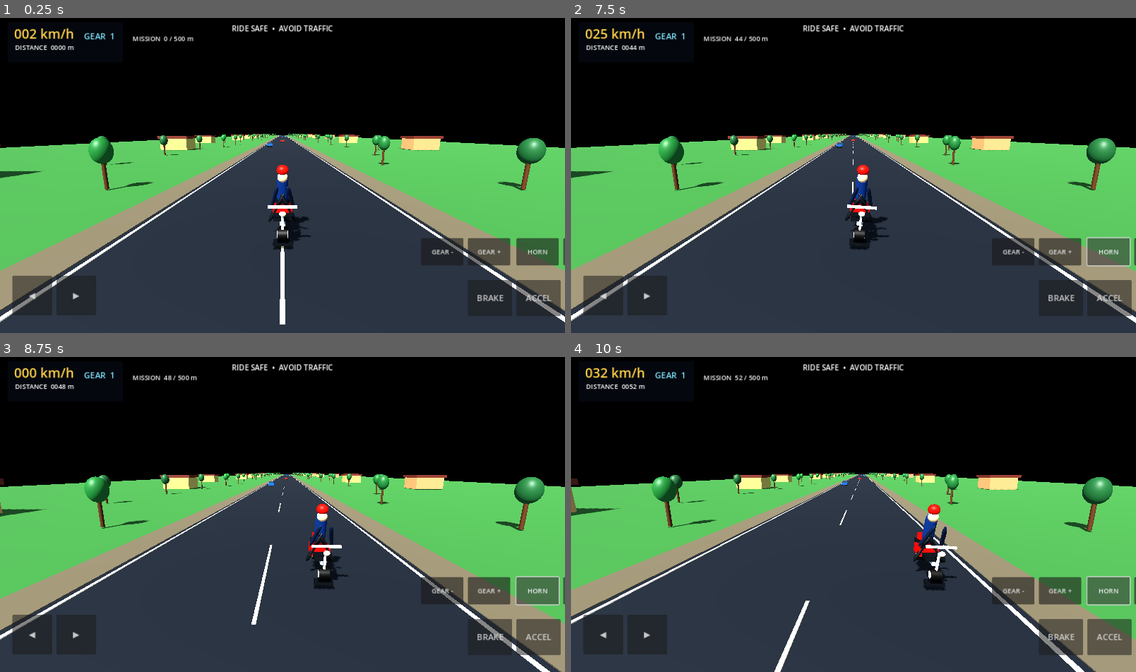
Above: before the commit, frames 1-4 (two rows, left to right).
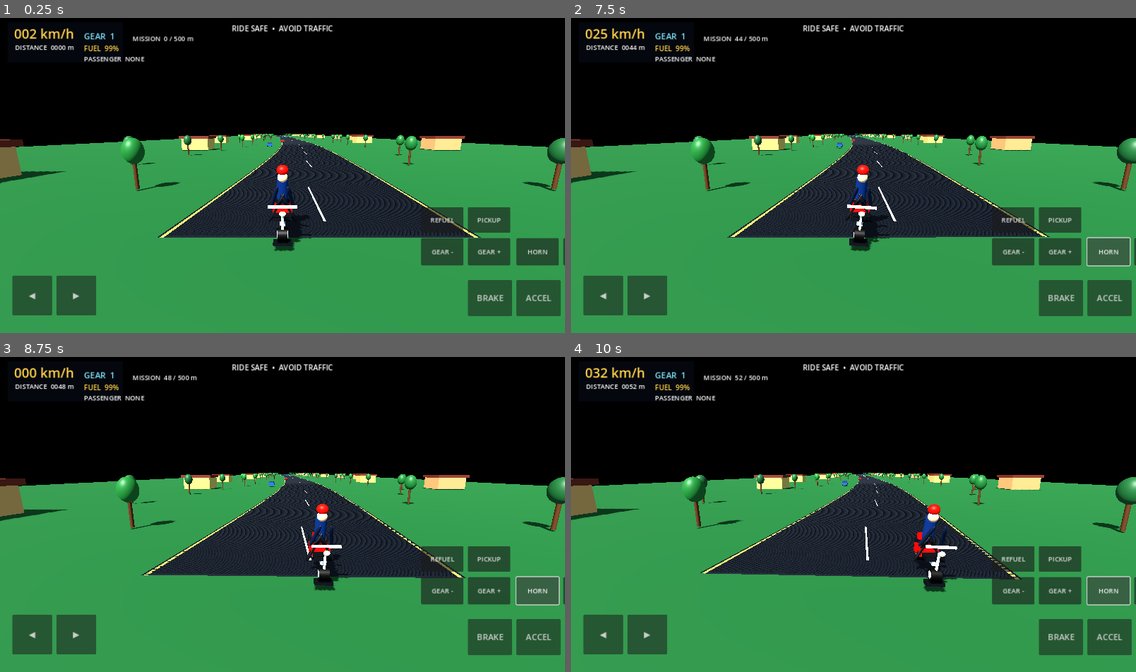
Above: after the commit, the same moments.

Repository: annukumar6280-glitch/GameMela-Android
Game: Godot game, scene res://scenes/bike_simulator.tscn
The game is run twice, just before and just after one commit, with the same random seed, the same clock (stepped at 60 frames per second) and the same inputs.
Inputs (mouse positions are in pixels of both pictures, inside the frame that each line leads up to):
- Up to frame 1 (0.25 s): no input
- Up to frame 2 (7.5 s): click (1011, 219) at 0.5 s, where only the run after the commit has a clickable "REFUEL"; click (1062, 219) at 1.25 s, where only the run after the commit has a clickable "PICKUP"; click "◀" at 2 s; click "▶" at 2.75 s; click "BRAKE" at 3.5 s; click "ACCEL" at 4.25 s; click "GEAR +" at 5 s; click "GEAR -" at 5.75 s; click "HORN" at 6.5 s; tap Enter at 7.25 s; hold D from 7.28 s (still down); hold H from 7.28 s (still down)
- Up to frame 3 (8.75 s): release D at 8.03 s; release H at 8.03 s; hold S from 8.03 s (still down); tap H at 8.1 s
- Up to frame 4 (10 s): release S at 8.78 s; hold D 8.78-9.53 s; hold H 8.78-9.53 s; hold W from 9.53 s (still down); tap H at 9.6 s

The runs differ from the first frame. In frame 1, 56% of the frame differs, in the area x 0-100%, y 8-100%; in frame 2, 56%; in frame 3, 55%; in frame 4, 55%.

Commit message:
Upgrade bike prototype with winding 3D road, fuel station and passenger pickup

Diff:
--- a/bike_simulator/scripts/bike_simulator.gd
+++ b/bike_simulator/scripts/bike_simulator.gd
@@ -35,6 +35,11 @@
 var gear_label: Label
 var mission_label: Label
 var mission_target := 500.0
+var fuel := 100.0
+var passenger_onboard := false
+var fuel_label: Label
+var passenger_label: Label
+var passenger_visual: Node3D
 
 func _ready() -> void:
 	rng.randomize()
@@ -65,6 +70,10 @@
 	bike_root.position.x = clampf(bike_root.position.x + steer * (2.9 + speed * 0.035) * delta, -5.4, 5.4)
 	bike_visual.rotation.z = lerpf(bike_visual.rotation.z, -steer * 0.22, 7.0 * delta)
 	distance += speed * delta
+	fuel = maxf(0.0, fuel - speed * delta * 0.0018)
+	if fuel <= 0.0:
+		speed = move_toward(speed, 0.0, BRAKING * delta)
+		status_label.text = "FUEL EMPTY  •  REFUEL AT STATION"
 	_update_road(delta)
 	_update_traffic(delta)
 	_update_camera(delta)
@@ -73,6 +82,8 @@
 	distance_label.text = "DISTANCE  %04d m" % int(distance)
 	gear_label.text = "GEAR  %d" % gear
 	mission_label.text = "MISSION  %d / %d m" % [mini(int(distance), int(mission_target)), int(mission_target)]
+	fuel_label.text = "FUEL  %d%%" % int(fuel)
+	passenger_label.text = "PASSENGER  %s" % ("ONBOARD" if passenger_onboard else "NONE")
 	if distance >= mission_target:
 		mission_target += 500.0
 		status_label.text = "MISSION COMPLETE  •  + NEXT 500 m"
@@ -97,22 +108,75 @@
 	sun.light_energy = 1.35
 	sun.shadow_enabled = true
 	add_child(sun)
-	_add_box("Road", Vector3(ROAD_WIDTH, 0.18, ROAD_LENGTH), Vector3(0, -0.12, -ROAD_LENGTH * 0.46), Color(0.105, 0.12, 0.14))
-	_add_box("Left shoulder", Vector3(2.0, 0.2, ROAD_LENGTH), Vector3(-8.0, -0.1, -ROAD_LENGTH * 0.46), Color(0.34, 0.31, 0.24))
-	_add_box("Right shoulder", Vector3(2.0, 0.2, ROAD_LENGTH), Vector3(8.0, -0.1, -ROAD_LENGTH * 0.46), Color(0.34, 0.31, 0.24))
-	_add_box("Left verge", Vector3(80, 0.25, ROAD_LENGTH), Vector3(-49, -0.22, -ROAD_LENGTH * 0.46), Color(0.20, 0.39, 0.19))
-	_add_box("Right verge", Vector3(80, 0.25, ROAD_LENGTH), Vector3(49, -0.22, -ROAD_LENGTH * 0.46), Color(0.20, 0.39, 0.19))
-	for side in [-1.0, 1.0]:
-		_add_box("Road edge", Vector3(0.16, 0.025, ROAD_LENGTH), Vector3(side * 6.65, 0.0, -ROAD_LENGTH * 0.46), Color(0.94, 0.91, 0.78))
+	_add_box("Landscape ground", Vector3(180, 0.3, ROAD_LENGTH), Vector3(0, -0.28, -ROAD_LENGTH * 0.46), Color(0.12, 0.31, 0.16))
+	_build_road_surface(ROAD_WIDTH, Color(0.105, 0.12, 0.14), 0.0)
+	_build_road_surface(0.18, Color(0.96, 0.82, 0.34), -6.8)
+	_build_road_surface(0.18, Color(0.96, 0.82, 0.34), 6.8)
 	for i in range(32):
-		var mark := _add_box("Lane dash", Vector3(0.13, 0.025, 7.0), Vector3(0, 0.015, -i * 18.0), Color(0.95, 0.88, 0.58))
+		var z := -float(i) * 18.0 - 5.0
+		var mark := _add_box("Lane dash", Vector3(0.13, 0.025, 7.0), Vector3(_road_center(z), 0.015, z), Color(0.88, 0.88, 0.82))
 		road_marks.append(mark)
+	_build_fuel_station(Vector3(_road_center(-250.0) + 19.0, 0, -250.0))
+	_build_passenger_stop(Vector3(_road_center(-410.0) - 18.0, 0, -410.0))
 	for i in range(42):
 		var z := -float(i) * 14.0 - 8.0
+		var road_x := _road_center(z)
 		for side in [-1.0, 1.0]:
-			_build_tree(Vector3(side * rng.randf_range(13.0, 27.0), 0, z))
+			_build_tree(Vector3(road_x + side * rng.randf_range(13.0, 27.0), 0, z))
 			if i % 3 == 0:
-				_build_house(Vector3(side * rng.randf_range(28.0, 43.0), 0, z - 3.0))
+				_build_house(Vector3(road_x + side * rng.randf_range(28.0, 43.0), 0, z - 3.0))
+
+func _road_center(z: float) -> float:
+	var forward := -z
+	return sin(forward * 0.010) * 7.5 + sin(forward * 0.022 + 0.8) * 2.2
+
+func _build_road_surface(width: float, color: Color, lateral_offset: float) -> void:
+	var vertices := PackedVector3Array()
+	var indices := PackedInt32Array()
+	var segments := 124
+	for i in range(segments + 1):
+		var z := -float(i) * (ROAD_LENGTH / float(segments))
+		var x := _road_center(z) + lateral_offset
+		vertices.append(Vector3(x - width * 0.5, -0.105, z))
+		vertices.append(Vector3(x + width * 0.5, -0.105, z))
+		if i < segments:
+			var a := i * 2
+			indices.append_array(PackedInt32Array([a, a + 2, a + 1, a + 1, a + 2, a + 3]))
+	var arrays := []
+	arrays.resize(Mesh.ARRAY_MAX)
+	arrays[Mesh.ARRAY_VERTEX] = vertices
+	arrays[Mesh.ARRAY_INDEX] = indices
+	var mesh := ArrayMesh.new()
+	mesh.add_surface_from_arrays(Mesh.PRIMITIVE_TRIANGLES, arrays)
+	var road_node := MeshInstance3D.new()
+	road_node.mesh = mesh
+	road_node.material_override = _material(color)
+	add_child(road_node)
+
+func _build_fuel_station(pos: Vector3) -> void:
+	var station := Node3D.new()
+	station.position = pos
+	add_child(station)
+	_add_mesh(station, BoxMesh.new(), Vector3(0, 0.12, 0), Vector3(13, 0.24, 10), Color(0.38, 0.40, 0.39))
+	_add_mesh(station, BoxMesh.new(), Vector3(0, 4.1, 0), Vector3(10, 0.45, 7), Color(0.92, 0.12, 0.07))
+	for x in [-4.2, 4.2]:
+		for z in [-2.7, 2.7]:
+			_add_mesh(station, BoxMesh.new(), Vector3(x, 2.0, z), Vector3(0.28, 4.0, 0.28), Color(0.84, 0.84, 0.78))
+	for x in [-2.2, 2.2]:
+		_add_mesh(station, BoxMesh.new(), Vector3(x, 1.0, 0), Vector3(0.9, 1.8, 0.7), Color(0.92, 0.92, 0.88))
+		_add_mesh(station, BoxMesh.new(), Vector3(x, 1.85, -0.05), Vector3(0.55, 0.25, 0.08), Color(0.08, 0.18, 0.2))
+
+func _build_passenger_stop(pos: Vector3) -> void:
+	var stop := Node3D.new()
+	stop.position = pos
+	add_child(stop)
+	_add_mesh(stop, BoxMesh.new(), Vector3(0, 0.12, 0), Vector3(8, 0.24, 5), Color(0.42, 0.43, 0.40))
+	_add_mesh(stop, BoxMesh.new(), Vector3(0, 2.5, -1.5), Vector3(7, 0.22, 3), Color(0.10, 0.35, 0.62))
+	for x in [-3.0, 3.0]:
+		_add_mesh(stop, BoxMesh.new(), Vector3(x, 1.25, -1.5), Vector3(0.18, 2.5, 0.18), Color(0.72, 0.74, 0.76))
+	_add_mesh(stop, BoxMesh.new(), Vector3(0, 0.75, 1.4), Vector3(3.5, 0.25, 0.6), Color(0.35, 0.20, 0.12))
+	_add_mesh(stop, SphereMesh.new(), Vector3(0, 1.55, 0.3), Vector3(0.36, 0.36, 0.36), Color(0.78, 0.58, 0.42))
+	_add_mesh(stop, CapsuleMesh.new(), Vector3(0, 0.85, 0.3), Vector3(0.42, 0.8, 0.3), Color(0.12, 0.25, 0.68))
 
 func _build_tree(pos: Vector3) -> void:
 	var tree := Node3D.new()
@@ -212,6 +276,17 @@
 	_add_action_button(layer, "GEAR -", Vector2(-326, -215), Vector2(96, 62), func(): gear = maxi(gear - 1, 1))
 	_add_action_button(layer, "HORN", Vector2(-110, -215), Vector2(96, 62), func(): horn_audio.play())
 	_add_action_button(layer, "CAMERA", Vector2(-4, -215), Vector2(96, 62), func(): first_person = not first_person)
+	fuel_label = Label.new()
+	fuel_label.position = Vector2(190, 64)
+	fuel_label.add_theme_font_size_override("font_size", 16)
+	fuel_label.add_theme_color_override("font_color", Color(1.0, 0.82, 0.28))
+	layer.add_child(fuel_label)
+	passenger_label = Label.new()
+	passenger_label.position = Vector2(190, 88)
+	passenger_label.add_theme_font_size_override("font_size", 15)
+	layer.add_child(passenger_label)
+	_add_action_button(layer, "REFUEL", Vector2(-326, -285), Vector2(96, 58), _refuel_bike)
+	_add_action_button(layer, "PICKUP", Vector2(-220, -285), Vector2(96, 58), _pickup_passenger)
 
 func _add_control_button(layer: CanvasLayer, caption: String, offset: Vector2, size: Vector2, action: String) -> void:
 	var button := Button.new()
@@ -282,6 +357,35 @@
 		stream.loop_end = count
 	return stream
 
+func _refuel_bike() -> void:
+	if speed > 1.0:
+		status_label.text = "STOP THE BIKE TO REFUEL"
+		return
+	if distance < 200.0 or distance > 300.0:
+		status_label.text = "REACH THE FUEL STATION FIRST"
+		return
+	fuel = 100.0
+	status_label.text = "FUEL TANK FULL"
+
+func _pickup_passenger() -> void:
+	if speed > 1.0:
+		status_label.text = "STOP TO PICK UP PASSENGER"
+		return
+	if distance < 360.0 or distance > 450.0:
+		status_label.text = "REACH THE PASSENGER STOP FIRST"
+		return
+	passenger_onboard = not passenger_onboard
+	if passenger_onboard:
+		passenger_visual = Node3D.new()
+		bike_visual.add_child(passenger_visual)
+		_add_mesh(passenger_visual, CapsuleMesh.new(), Vector3(0, 2.0, -0.95), Vector3(0.38, 0.7, 0.34), Color(0.12, 0.42, 0.28))
+		_add_mesh(passenger_visual, SphereMesh.new(), Vector3(0, 2.55, -0.95), Vector3(0.34, 0.34, 0.34), Color(0.78, 0.58, 0.42))
+		status_label.text = "PASSENGER BOARDED"
+	else:
+		if is_instance_valid(passenger_visual):
+			passenger_visual.queue_free()
+		status_label.text = "PASSENGER DROPPED OFF"
+
 func _set_touch(action: String, value: bool) -> void:
 	match action:
 		"left": left_touch = value
@@ -289,12 +393,9 @@
 		"brake": brake_touch = value
 		"throttle": throttle_touch = value
 
-func _update_road(delta: float) -> void:
-	var movement := maxf(speed, 4.0) * delta
+func _update_road(_delta: float) -> void:
 	for mark in road_marks:
-		mark.position.z += movement
-		if mark.position.z > 12.0:
-			mark.position.z -= 32.0 * 18.0
+		mark.position.x = _road_center(mark.position.z)
 
 func _spawn_traffic(count: int) -> void:
 	for i in range(count):
